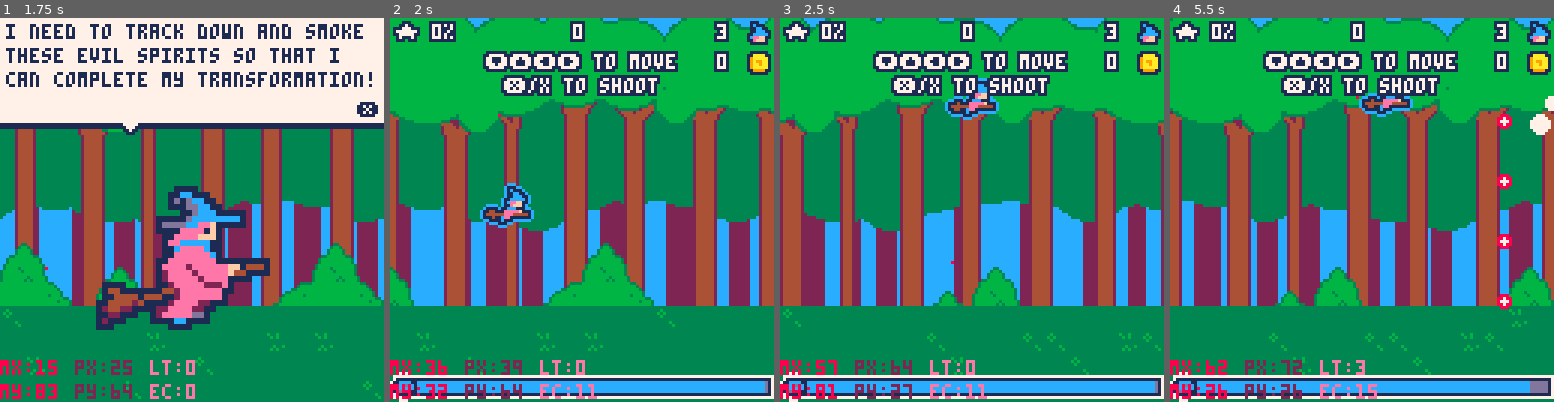
Above: before the commit, frames 1-4 (left to right).
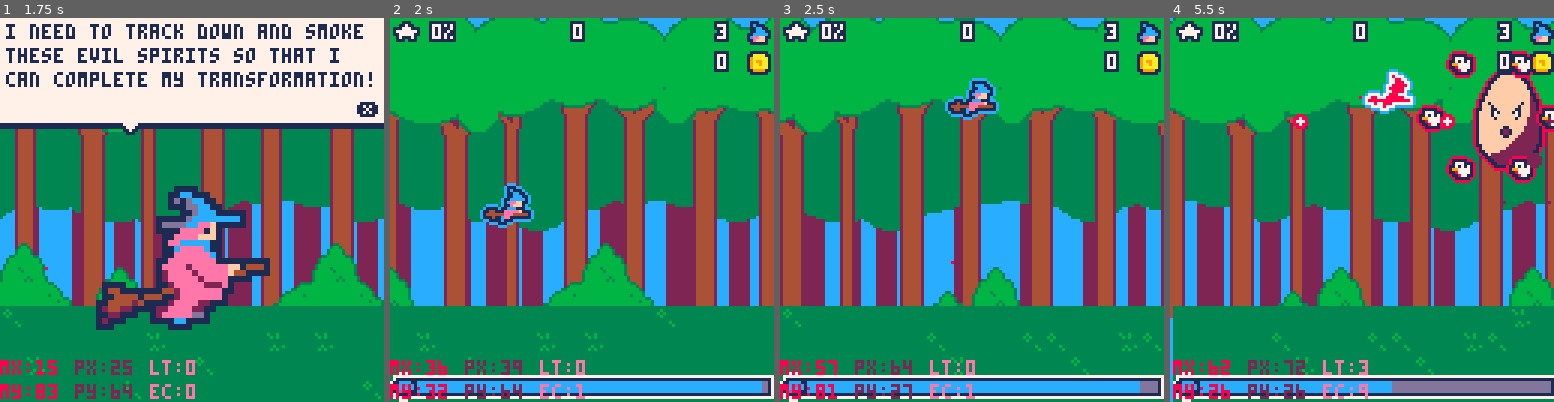
Above: after the commit, the same moments.

Repository: roseblack02/pico8-witch_blaster
Game: PICO-8 cartridge witch_blaster.p8
Same seed, same stepped clock (60 frames per second), same inputs: the game is played once before the commit and once after it.
Inputs (mouse positions are in pixels of both pictures, inside the frame that each line leads up to):
- Up to frame 1 (1.75 s): tap X (X key) at 0.33, 1.07 s; click (280, 121) at 0.67 s; tap O (Z key) at 0.7, 1.7 s; click (46, 267) at 1.22 s; hold Right from 1.6 s (still down)
- Up to frame 2 (2 s): keep holding Right; click (497, 114) at 1.77 s; tap X (X key) at 1.85 s
- Up to frame 3 (2.5 s): release Right at 2.1 s; tap O (Z key) at 2.1 s; hold Up 2.15-2.42 s; click (952, 259) at 2.32 s; hold Right from 2.47 s (still down)
- Up to frame 4 (5.5 s): tap O (Z key) every 0.4 s from 2.5 to 5.3 s; click (1404, 106) at 2.87 s; tap X (X key) at 2.97, 4.08, 5.2 s; release Right at 3.03 s; hold Left 3.08-3.58 s; click (1465, 256) at 3.42 s; hold Down 3.63-3.97 s; click (1231, 102) at 3.97 s; hold Right 4.02-4.68 s; click (1292, 248) at 4.52 s; hold Up 4.73-5.03 s; click (1354, 94) at 5.07 s; hold Left from 5.08 s (still down)

Frame 1 is identical in both runs. In frame 2, 4.4% of the frame differs, in the area x 24-98%, y 8-100%; in frame 3, 4.4%; in frame 4, 28%, in the area x 0-100%, y 0-100%.

Commit message:
working on egg boss

Diff:
--- a/levels.lua
+++ b/levels.lua
@@ -85,3 +85,11 @@
 						{360,38},{360,70},{360,102}},
 			}
 		}
+
+level7={wave1={eggs={{200,64}}
+			},
+		wave2={
+			},
+		wave3={
+			}
+		}
--- a/witch_blaster.p8
+++ b/witch_blaster.p8
@@ -51,7 +51,7 @@
 	--get level info from text file
 	#include levels.lua
 	levels={level1,level2,level3,level4,level5,level6,level7}
-	level=1
+	level=7
 	level_timer=0
 	wave1,wave2,wave3=true,false,false
 	level_clear=false
@@ -982,6 +982,67 @@
 	})
 end
 
+function make_egg(x,y)
+	return make_enemy_obj("egg",x,y,{
+		width=28,
+		hp=225,
+		sprite=64,
+		points=2000,
+		angle=0,
+		boss=true,
+		spawn_count=0,
+		blink_timer=0,
+		move_timer=0,
+		angle=0,
+		update=function(self)
+			--count up blink timer
+			if(self.blink_timer>180)self.blink_timer=0
+			self.blink_timer+=1
+
+			--move forward then stop when in on the right side of the screen
+			if(self.x>104) self.x-=0.4
+
+     		--move up and down
+     		if(self.move_timer>900)self.move_timer=0
+     		self.move_timer+=1
+
+     		if(self.move_timer<300)self.y-=1 self.y=mid(34,self.y,94)
+     		if(self.move_timer>300 and self.move_timer<600)self.y+=1 self.y=mid(34,self.y,64)
+     		if(self.move_timer>600)self.y+=1 self.y=mid(34,self.y,94)
+
+			self:check_collision(self)
+
+			for i=0,1 do
+				self:shoot_player(self,flr(rnd(20)+10),8)
+			end
+
+			--spawn chickens
+			if (self.spawn_count>300) self.spawn_count=0
+			self.spawn_count+=1
+			if self.spawn_count==100 then
+				--spawn in a circle around boss
+				for i=1,6 do
+					self.angle+=60
+					make_chicken(self.x+20*cos(self.angle/360),self.y+20*sin(self.angle/360))
+				end
+			else
+				self.angle=0
+			end
+
+			self:despawn(self)
+		end,
+		draw=function(self)
+			outlined_sprites(self.sprite,8,self.x-12,self.y-16,3,4)
+
+			--blink
+			if(self.blink_timer>160+flr(rnd(25)))spr(83,self.x-12,self.y-8,2,1)
+
+			--show cracks
+
+		end
+	})
+end
+
 function make_enemy_bullet(x,y)
 	return make_enemy_obj("enemy_bullet",x,y,{
 		width=4,
@@ -1258,7 +1319,7 @@
 
 	if wave.eggs then
 		for egg in all(wave.eggs) do
-			--make_egg(egg[1],egg[2])
+			make_egg(egg[1],egg[2])
 		end
 	end
 end
